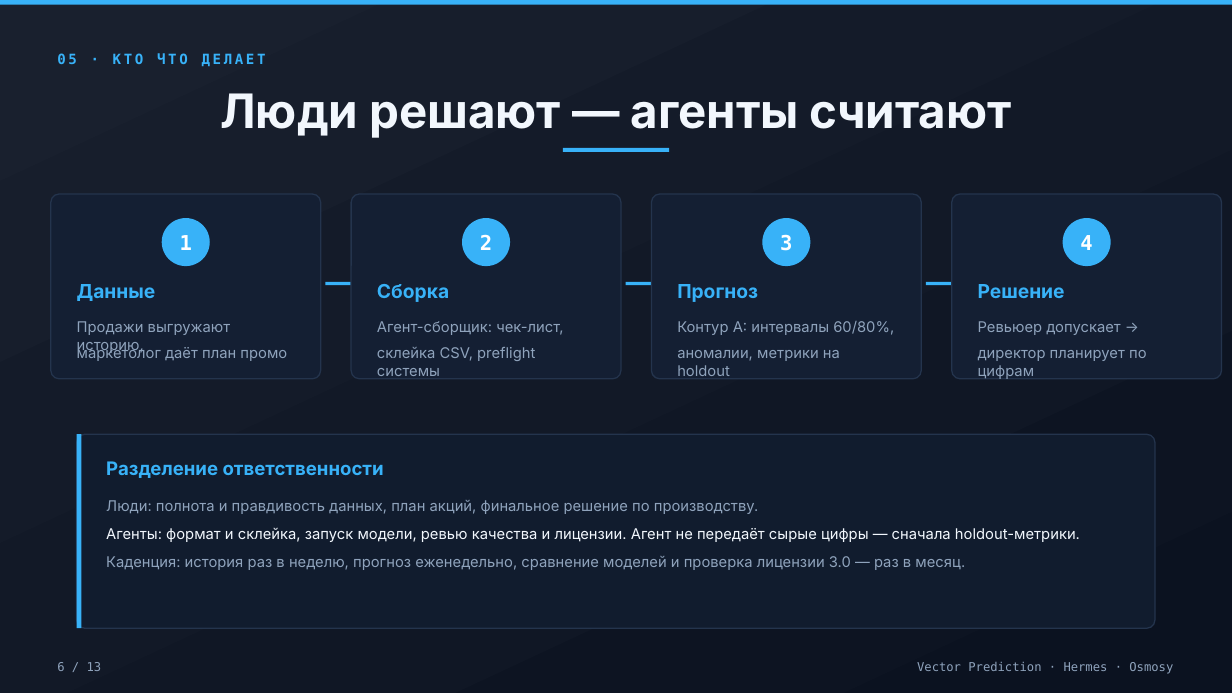
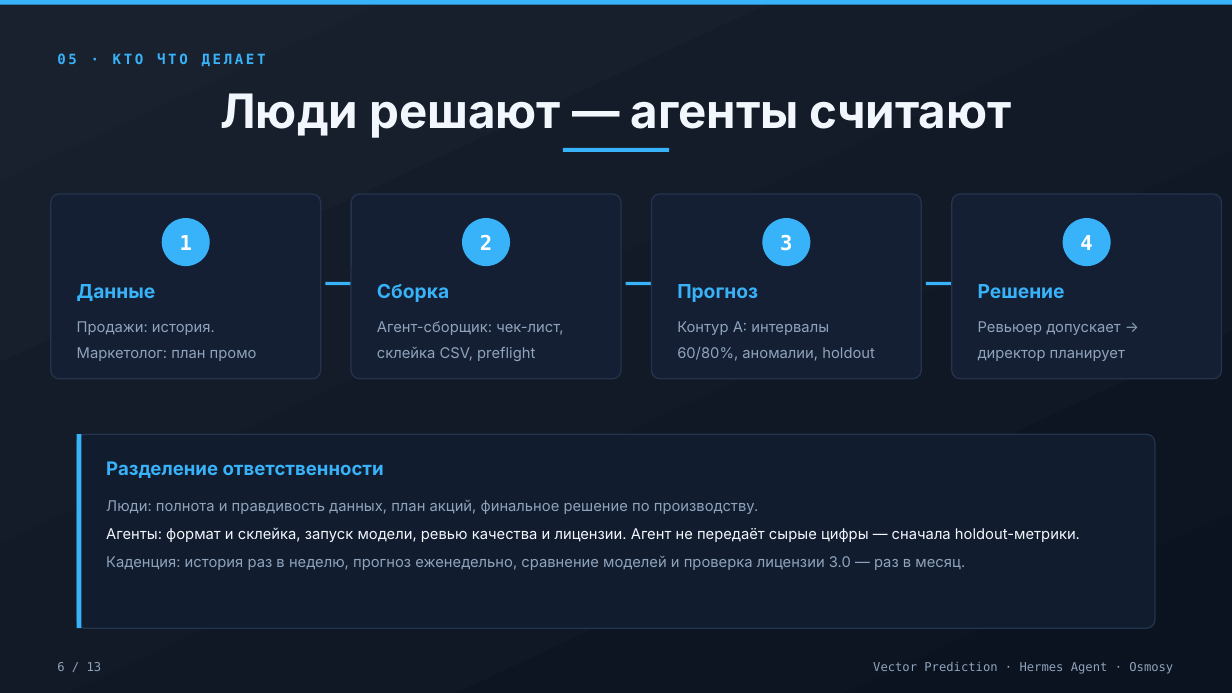
Before and after one commit to Osmosy/vector-prediction, a slide deck: slide 6 of docs/vector-prediction-obsidian-neon.pptx. Drawn at 1232x693 pixels with LibreOffice and Linux fonts; fonts in the diff are those of the drawing. Boxes give left, top, right and bottom in pixels: in the first picture for what was removed or moved away, otherwise in the second. Text is boxed around its words. In the diff, an @@ line names an element or a change of style, - is before the commit and + after.

```diff
--- a/docs/vector-prediction-obsidian-neon.pptx
+++ b/docs/vector-prediction-obsidian-neon.pptx
@@ text at [77,321,215,335]: text changed @@
-Продажи выгружают историю,
+Продажи: история.
@@ text at [677,321,829,335]: text changed @@
-Контур A: интервалы 60/80%,
+Контур A: интервалы
@@ text at [77,347,257,361]: text changed @@
-маркетолог даёт план промо
+Маркетолог: план промо
@@ text at [377,347,535,361]: text changed @@
-склейка CSV, preflight системы
+склейка CSV, preflight
@@ text at [677,347,875,361]: text changed @@
-аномалии, метрики на holdout
+60/80%, аномалии, holdout
@@ text at [978,350,1125,361]: text changed @@
-директор планирует по цифрам
+директор планирует
@@ text at [873,662,1173,674]: text changed @@
-Vector Prediction · Hermes · Osmosy
+Vector Prediction · Hermes Agent · Osmosy
```
Also in this commit, not shown: 10 other slides changed, 10 other files.
